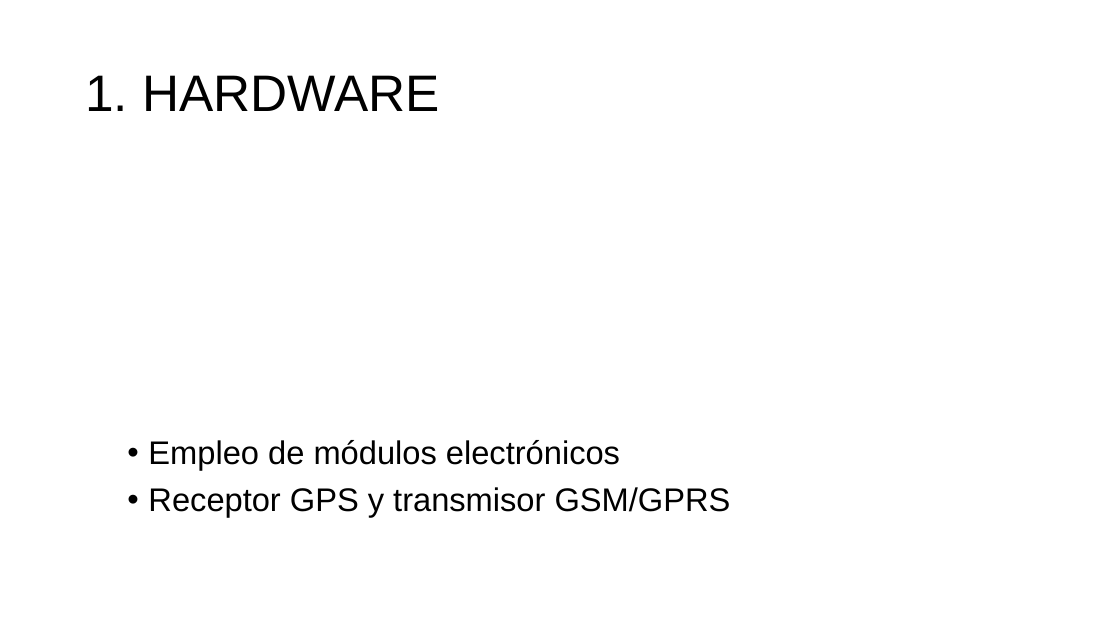
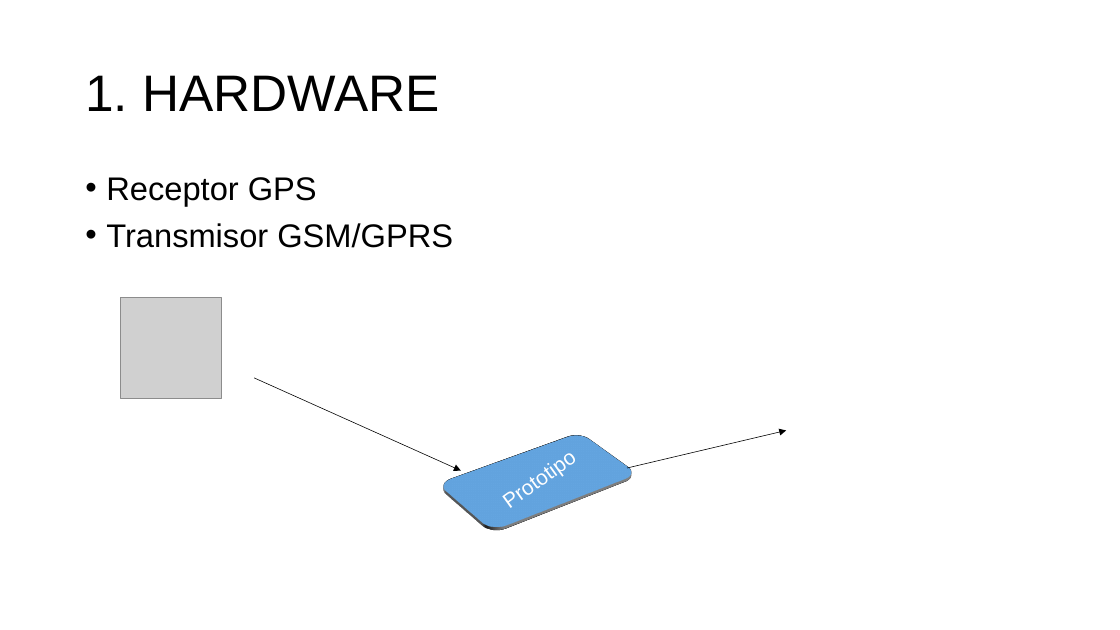
Before and after one commit to aludena18/Tesis, a slide deck: slide 12 of Telelocalización y Captura de Imágenes.pptx (slide 11 before the commit). Drawn at 1120x630 pixels with LibreOffice and Linux fonts; fonts in the diff are those of the drawing; grey boxes stand for pictures. Boxes give left, top, right and bottom in pixels: in the first picture for what was removed or moved away, otherwise in the second. Text is boxed around its words. In the diff, an @@ line names an element or a change of style, - is before the commit and + after.

Commit message:
ppt

```diff
--- a/Telelocalización y Captura de Imágenes.pptx
+++ b/Telelocalización y Captura de Imágenes.pptx
@@ text at bbox=[106, 177, 453, 248]: text changed @@
-• Empleo de módulos electrónicos
-• Receptor GPS y transmisor GSM/GPRS
+• Receptor GPS
+• Transmisor GSM/GPRS
@@ picture added at bbox=[121, 297, 222, 398] @@
@@ arrow added from (255, 378) to (461, 471), #000000 0.5 pt @@
@@ rounded rectangle added at bbox=[450, 430, 628, 526], fill #5B9BD5, outline #FFFFFF 2.75 pt, 18 pt, text #FFFFFF @@
+Prototipo
@@ arrow added from (627, 468) to (786, 430), #000000 0.5 pt @@
```
Also in this commit, not shown: 3 other slides changed, 3 slides added, 1 other file.
